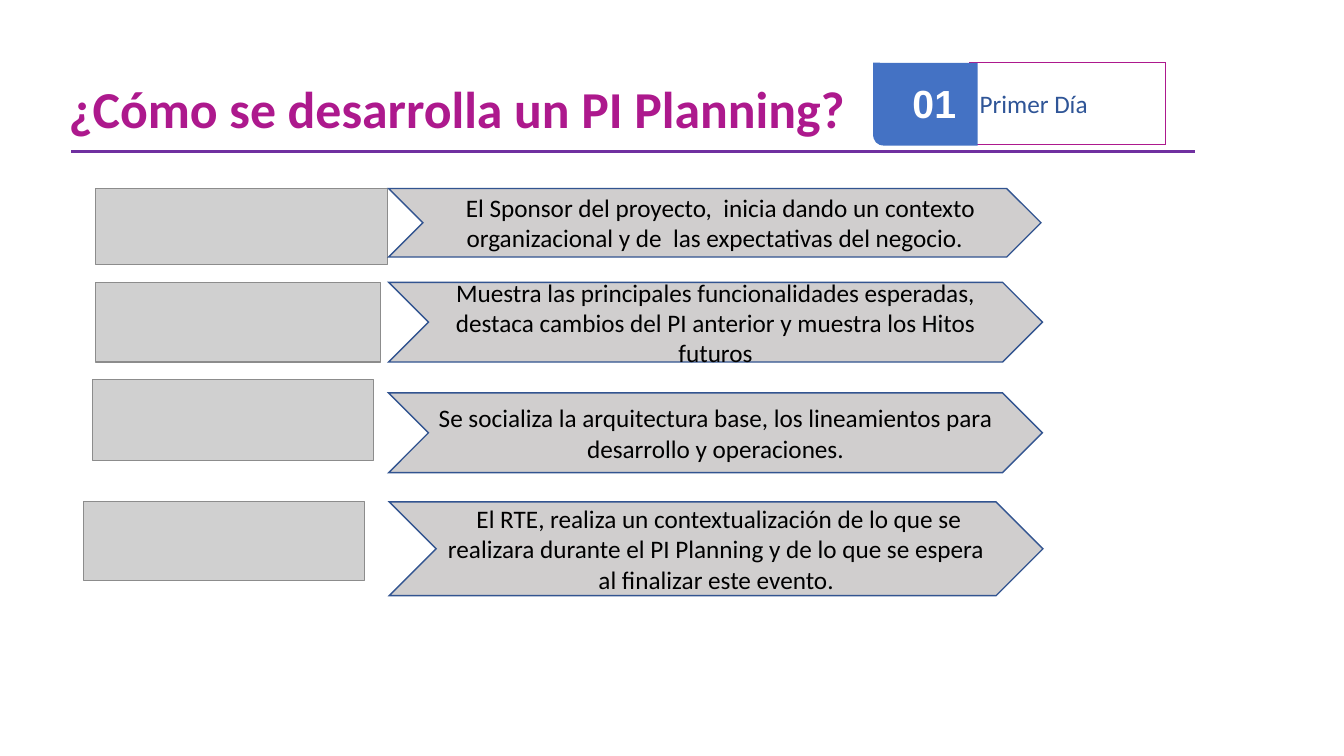
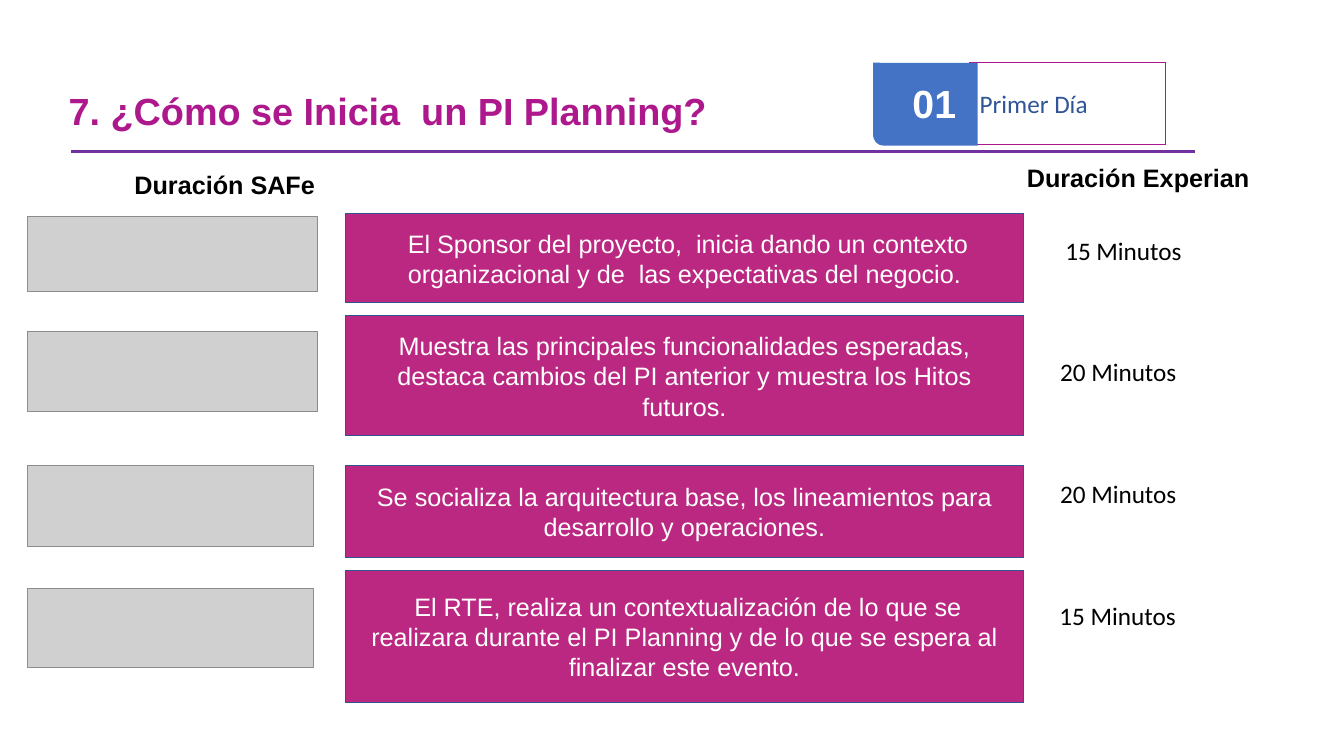
Before and after one commit to omesan/Agile, a slide deck: slide 11 of Stefanini/Stefanini.Clientes/Stefanini.Cliente.Experian/Guia PIPlanning _ExperianV1.0 (002) (003)_REV SH (01).pptx (slide 14 before the commit). Drawn at 1344x756 pixels with LibreOffice and Linux fonts; fonts in the diff are those of the drawing; grey boxes stand for pictures. Boxes give left, top, right and bottom in pixels: in the first picture for what was removed or moved away, otherwise in the second. Text is boxed around its words. In the diff, an @@ line names an element or a change of style, - is before the commit and + after.

```diff
--- a/Stefanini/Stefanini.Clientes/Stefanini.Cliente.Experian/Guia PIPlanning _ExperianV1.0 (002) (003)_REV SH (01).pptx
+++ b/Stefanini/Stefanini.Clientes/Stefanini.Cliente.Experian/Guia PIPlanning _ExperianV1.0 (002) (003)_REV SH (01).pptx
@@ text at (69, 97, 707, 132): text changed; size 37 to 27 pt; font Calibri to Arial @@
-¿Cómo se desarrolla un PI Planning?
+7. ¿Cómo se Inicia un PI Planning?
@@ text added at (134, 175, 315, 195), 18 pt, text #000000, bold @@
+Duración SAFe
@@ text added at (1027, 168, 1249, 192), 18 pt, text #000000, bold @@
+Duración Experian
@@ picture: place and size @@
-picture at (95, 189, 387, 264)
+picture at (28, 217, 319, 292)
@@ rectangle "El Sponsor del proyecto, inicia ...": place and size @@
-rectangle "El Sponsor del proyecto, inicia ..." at (389, 189, 1042, 257)
+rectangle "El Sponsor del proyecto, inicia ..." at (346, 214, 1023, 303)
@@ text added at (1065, 242, 1181, 261), 18 pt, text #000000 @@
+15 Minutos
@@ picture removed at (95, 282, 381, 362) @@
@@ rectangle "Muestra las principales funcionalidades esperadas, ...": place and size @@
-rectangle "Muestra las principales funcionalidades esperadas, ..." at (389, 282, 1044, 362)
+rectangle "Muestra las principales funcionalidades esperadas, ..." at (346, 316, 1023, 436)
@@ rectangle "Muestra las principales funcionalidades esperadas, ..." at (346, 316, 1023, 436): chevron to rectangle; fill #D0CECE to #BA2881 @@
@@ picture added at (28, 332, 319, 411) @@
@@ text in rectangle at (397, 336, 971, 417): text changed; font Calibri to Arial; text colour #000000 to #FFFFFF @@
-Muestra las principales funcionalidades esperadas, destaca cambios del PI anterior y muestra los Hitos futuros
+Muestra las principales funcionalidades esperadas, destaca cambios del PI anterior y muestra los Hitos futuros.
@@ picture removed at (93, 380, 373, 461) @@
@@ text added at (1060, 363, 1176, 381), 18 pt, text #000000 @@
+20 Minutos
@@ picture added at (28, 466, 314, 546) @@
@@ rectangle "Se socializa la arquitectura base, ...": place and size @@
-rectangle "Se socializa la arquitectura base, ..." at (389, 393, 1044, 473)
+rectangle "Se socializa la arquitectura base, ..." at (346, 466, 1023, 558)
@@ picture removed at (84, 502, 365, 581) @@
@@ text added at (1060, 485, 1176, 503), 18 pt, text #000000 @@
+20 Minutos
@@ picture added at (28, 589, 314, 667) @@
@@ font Calibri to Arial, text colour #000000 to #FFFFFF; chevron to rectangle; fill #D0CECE to #BA2881 in 3 elements at (346, 214, 1023, 303), (346, 466, 1023, 558), (346, 571, 1023, 703) @@
@@ rectangle "El RTE, realiza un contextualización ...": place and size @@
-rectangle "El RTE, realiza un contextualización ..." at (389, 502, 1044, 596)
+rectangle "El RTE, realiza un contextualización ..." at (346, 571, 1023, 703)
@@ text added at (1059, 607, 1176, 626), 18 pt, text #000000 @@
+15 Minutos
```
Also in this commit, not shown: 16 other slides changed, 4 slides added, 4 slides removed, 1 other file.
